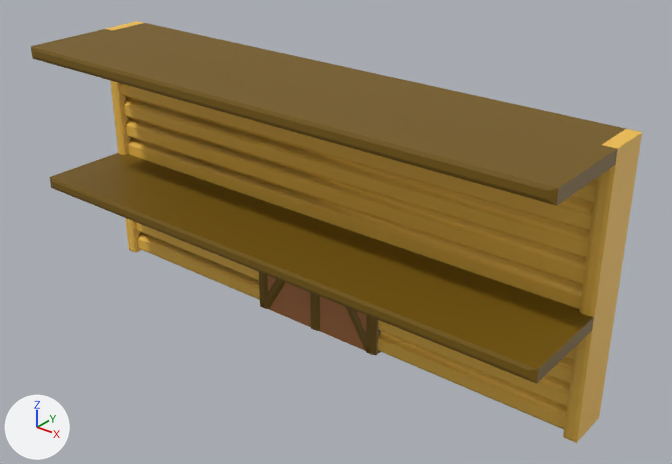
Two versions of the FBX model Armadillo/Assets/Assets/Environment/Buildings/Wide Building.fbx, one commit apart.
One viewpoint serves both versions: a 50 mm camera at (0.223, -0.268, 0.214) aimed at (0.014, -0.006, 0.052). The lights are fixed; the arrows at lower left show +X, +Y and +Z. Where no turn or scale is listed for an object, it has been applied to the vertices.
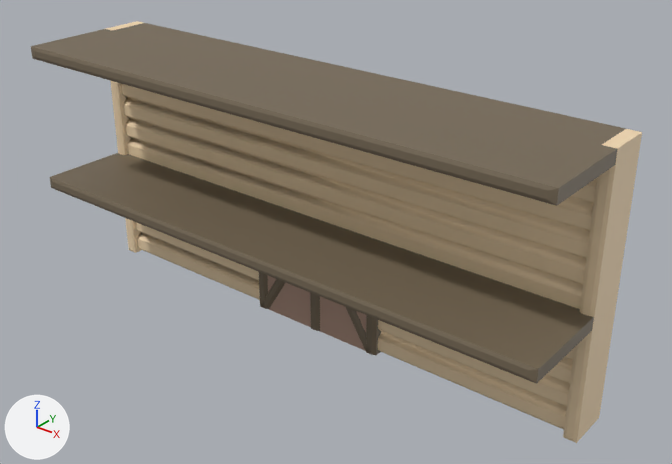
Location of each change, (x1, y1, x2, y2) in pixels of the pictures (672 x 464 px):
'polySurface50', recoloured
    both: (31, 21, 642, 443)

The change in detail:
Material 'lambert3' (mat_lambert3) changes colour from dark yellow #765900 to brown #766955; in linear values from (0.181, 0.0996, 0.0) to (0.181, 0.14, 0.0903).
Material 'M_light_brown' (mat_m_light_brown) changes colour from orange #f4c14d to beige #f4dab3; in linear values from (0.903, 0.531, 0.074) to (0.903, 0.701, 0.452).
Material 'lambert4' (mat_lambert4) changes colour from orange #b47442 to beige #b49483; in linear values from (0.457, 0.176, 0.0548) to (0.457, 0.297, 0.228).
